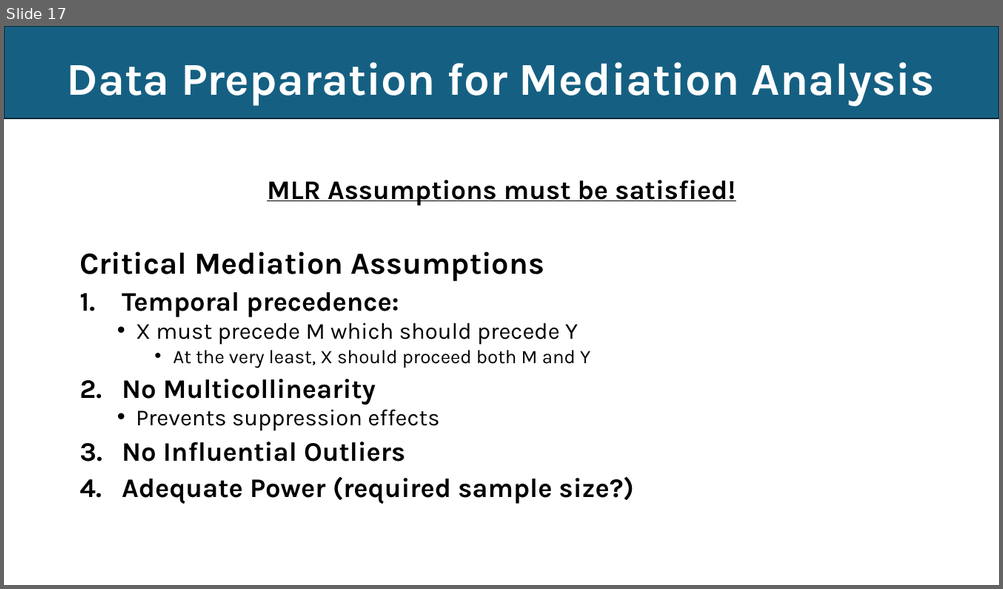
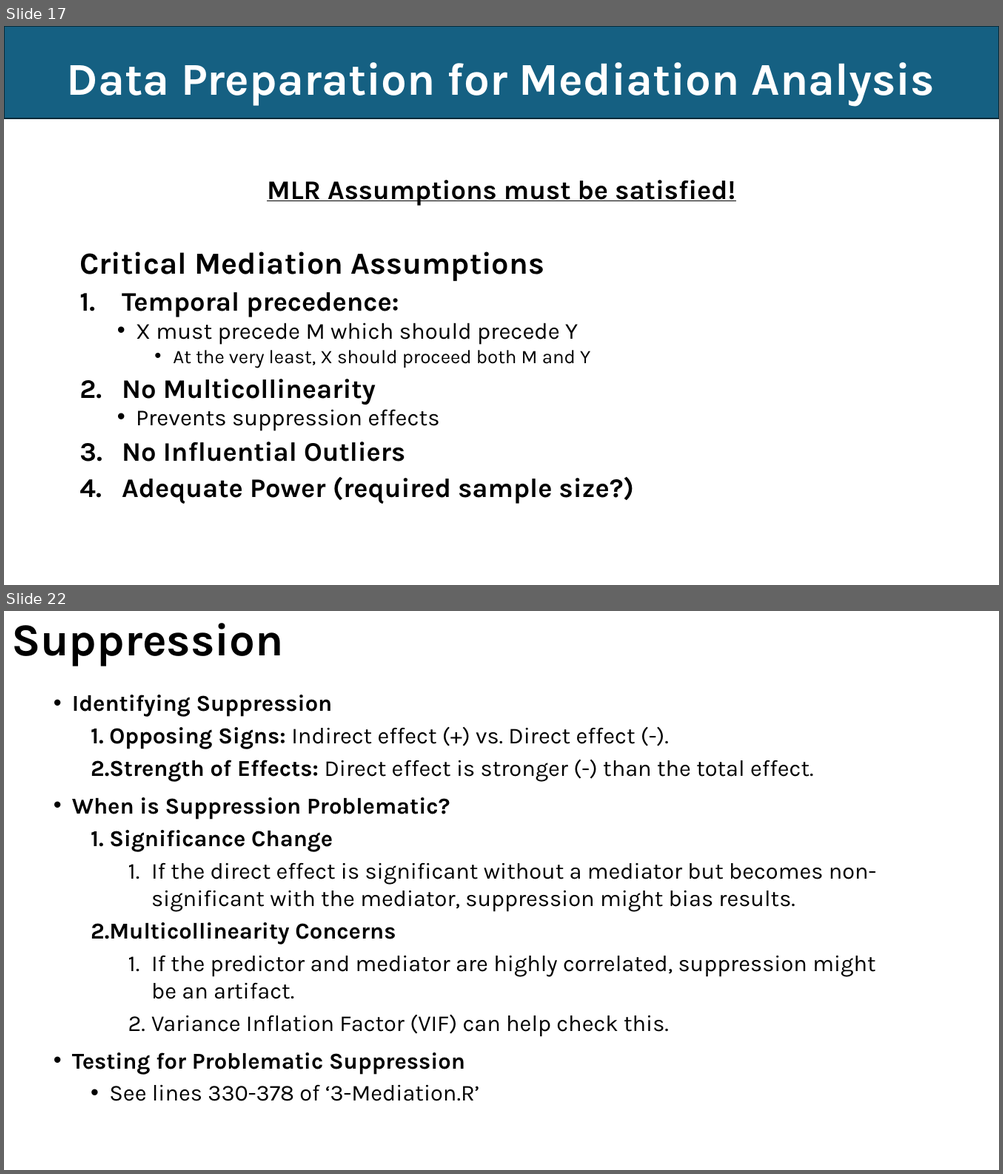
Before and after one commit to EwokOzwok/Data-Analysis-II---CBHPAR-Seminar, a slide deck: Data Analysis II - Mediation and Moderation.pptx. Shown one above the other, each under a label of ours: slide 17 before the commit, slides 17 and 22 after it; the slides between them are not shown. The pictures are 1003x589 and 1003x1174 pixels, drawn with LibreOffice and Linux fonts; fonts in the diff are those of the drawing. Boxes give left, top, right and bottom in pixels: in the first picture for what was removed or moved away, otherwise in the second. Text is boxed around its words. In the diff, an @@ line names an element or a change of style, - is before the commit and + after.

```diff
--- a/Data Analysis II - Mediation and Moderation.pptx
+++ b/Data Analysis II - Mediation and Moderation.pptx
@@ slide 22 added at [4, 611, 999, 1170], background #FFFFFF @@
@@ title added at [11, 623, 284, 667], 44 pt, text #000000, bold @@
+Suppression
@@ text added at [72, 695, 876, 1102], 22 pt, text #000000 @@
+• Identifying Suppression
+  1. Opposing Signs: Indirect effect (+) vs. Direct effect (-).
+  2. Strength of Effects: Direct effect is stronger (-) than the total effect.
+• When is Suppression Problematic?
+  1. Significance Change
+    1. If the direct effect is significant without a mediator but becomes non-significant with the mediator, suppression might bias results.
+  2. Multicollinearity Concerns
+    1. If the predictor and mediator are highly correlated, suppression might be an artifact.
+    2. Variance Inflation Factor (VIF) can help check this.
+• Testing for Problematic Suppression
+  • See lines 330-378 of ‘3-Mediation.R’
```
Also in this commit, not shown: 3 slides changed, 2 other slides added, 3 other files.
